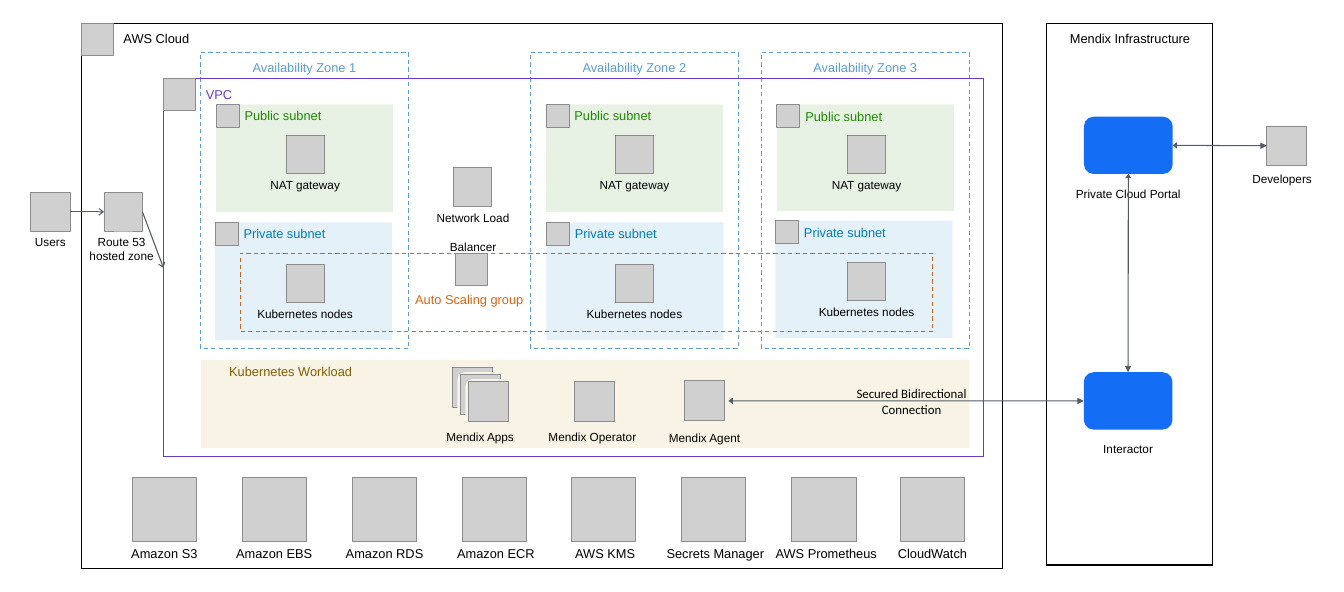
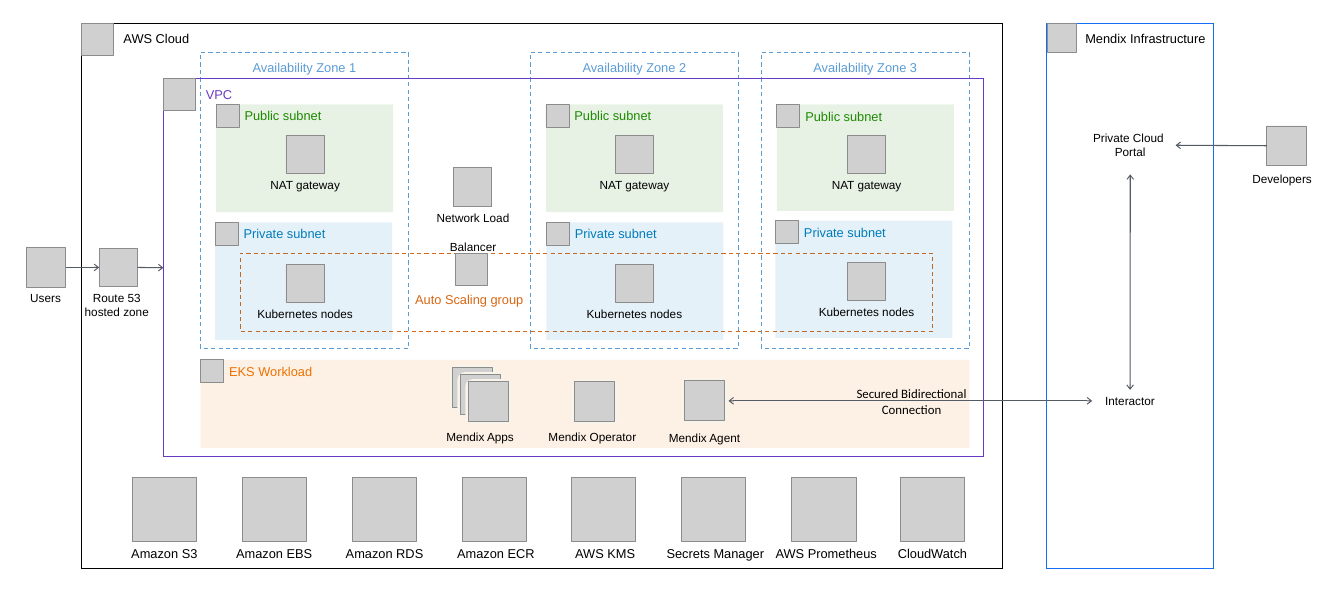
Before and after one commit to aws-ia/terraform-aws-mendix-private-cloud, a slide deck: slide 1 of doc/deployment_guide/images/terraform-mendix-private-cloud-diagram.pptx. Drawn at 1344x592 pixels with LibreOffice and Linux fonts; fonts in the diff are those of the drawing; grey boxes stand for pictures. Boxes give left, top, right and bottom in pixels: in the first picture for what was removed or moved away, otherwise in the second. Text is boxed around its words. In the diff, an @@ line names an element or a change of style, - is before the commit and + after.

```diff
--- a/doc/deployment_guide/images/terraform-mendix-private-cloud-diagram.pptx
+++ b/doc/deployment_guide/images/terraform-mendix-private-cloud-diagram.pptx
@@ rectangle "Mendix Infrastructure": place and size @@
-rectangle "Mendix Infrastructure" at [1047, 23, 1212, 565]
+rectangle "Mendix Infrastructure" at [1047, 23, 1213, 569]
@@ rectangle "Mendix Infrastructure" at [1047, 23, 1213, 569]: outline #000000 1 pt to #146EF5 1 pt @@
@@ picture added at [1048, 23, 1077, 52] @@
@@ rounded rectangle removed at [1084, 117, 1172, 174] @@
@@ text at [1093, 133, 1164, 156]: text changed @@
-Private Cloud Portal
+Private Cloud
+Portal
@@ double arrow moved from (1173, 145) - (1267, 145) to (1176, 145) - (1267, 145) @@
@@ double arrow (1176, 145) - (1267, 145): double arrow to arrow @@
@@ double arrow moved from (1128, 174) - (1128, 373) to (1131, 175) - (1130, 390) @@
@@ double arrow (1131, 175) - (1130, 390): arrowheads changed @@
@@ 2 pictures, 2 texts, 1 arrow: place and size @@
-2 pictures, 2 texts, 1 arrow at [31, 192, 154, 260]
+2 pictures, 2 texts, 1 arrow at [26, 248, 149, 316]
@@ arrow moved from (142, 212) - (163, 268) to (138, 268) - (163, 268) @@
@@ picture added at [201, 359, 224, 383] @@
@@ rectangle "EKS Workload" at [201, 360, 970, 448]: fill #BF9000 at 10% opacity to #EE7100 at 10% opacity @@
@@ text in rectangle at [229, 366, 312, 376]: text changed; text colour #806000 to #EE7100 @@
-Kubernetes Workload
+EKS Workload
@@ rounded rectangle removed at [1084, 373, 1172, 430] @@
@@ double arrow moved from (729, 401) - (1084, 401) to (729, 401) - (1092, 401) @@
@@ double arrow (729, 401) - (1092, 401): arrowheads changed @@
@@ text "Interactor": place and size @@
-text "Interactor" at [1103, 445, 1153, 453]
+text "Interactor" at [1105, 397, 1155, 405]
```
Also in this commit, not shown: 1 other file.
